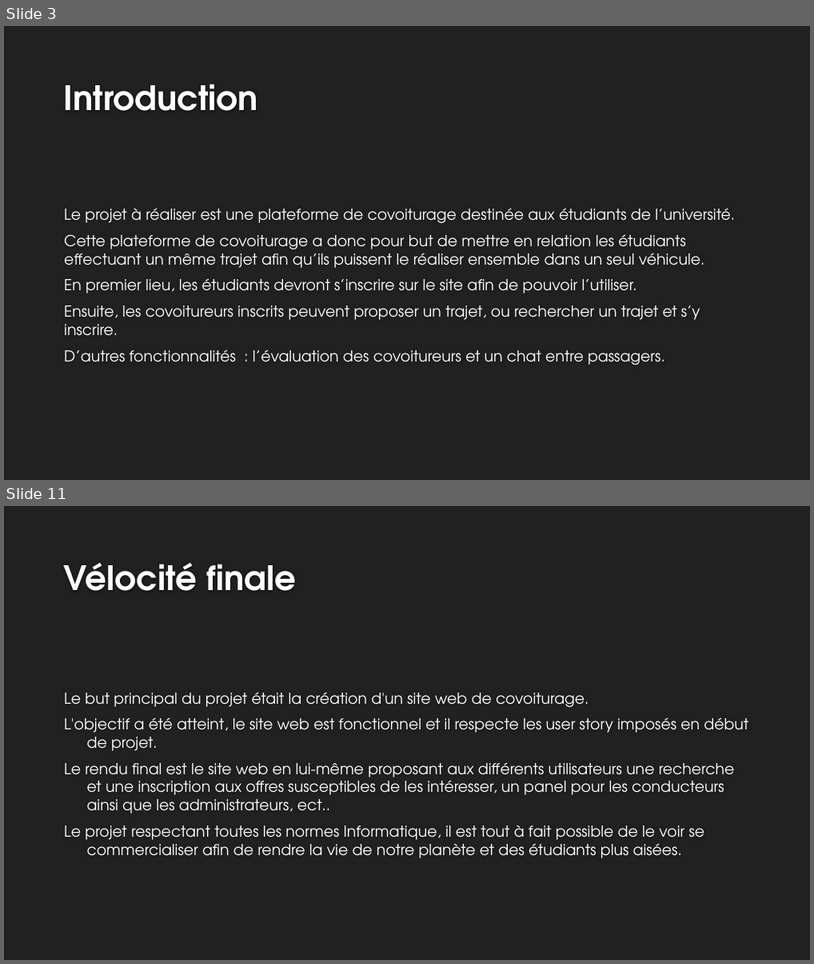
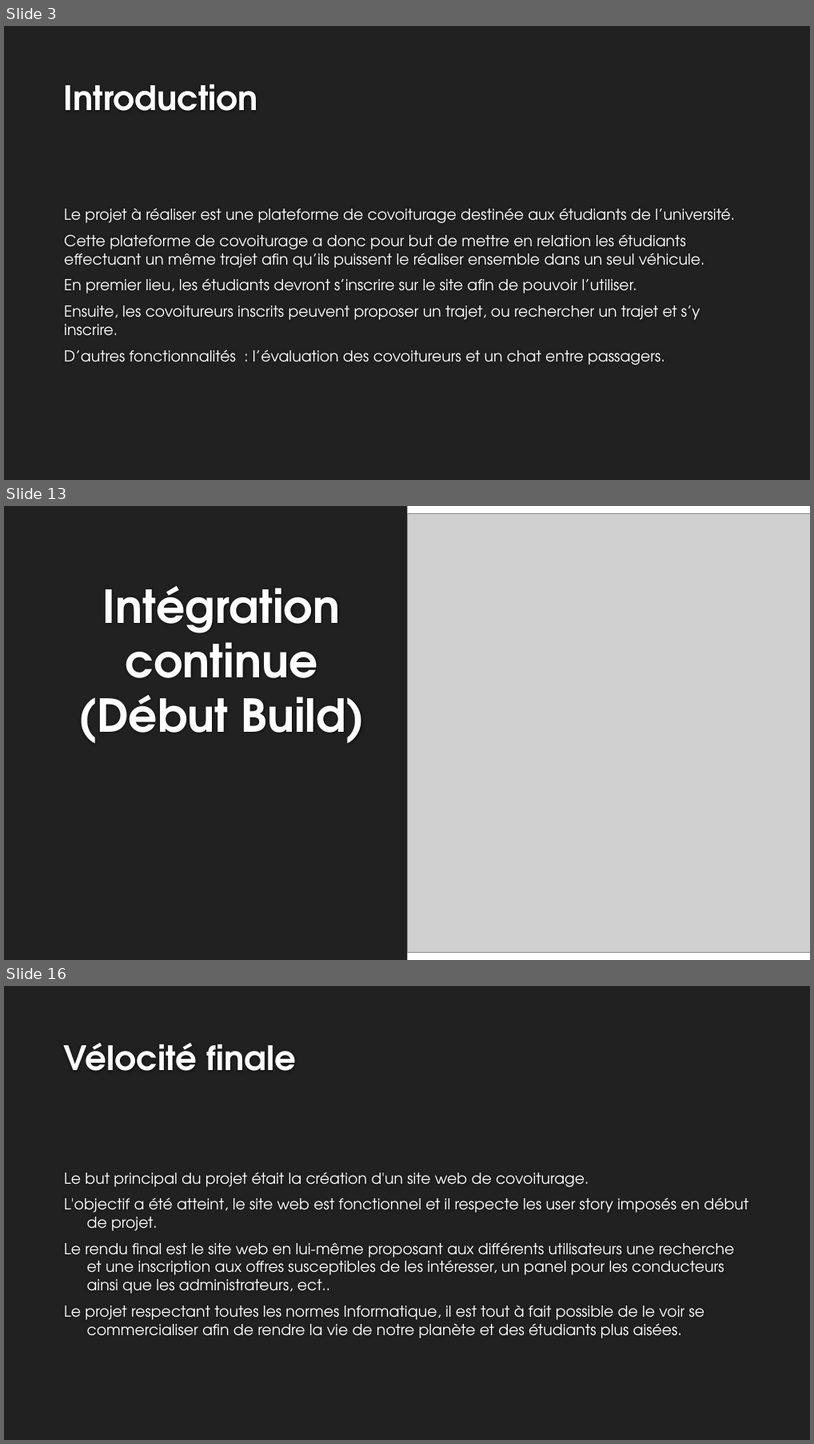
Before and after one commit to MarvinRmx/covogreen, a slide deck: doc/CovoGreen-slides.pptx. Shown one above the other, each under a label of ours: slides 3 and 11 before the commit, slides 3, 13 and 16 after it; the slides between them are not shown. The pictures are 814x964 and 814x1444 pixels, drawn with LibreOffice and Linux fonts; fonts in the diff are those of the drawing; grey boxes stand for pictures; background and template pictures are left out. Boxes give left, top, right and bottom in pixels: in the first picture for what was removed or moved away, otherwise in the second. Text is boxed around its words. In the diff, an @@ line names an element or a change of style, - is before the commit and + after.

```diff
--- a/doc/CovoGreen-slides.pptx
+++ b/doc/CovoGreen-slides.pptx
@@ slide 13 added at (x1=4, y1=506, x2=810, y2=960), background #212121 @@
@@ rectangle added at (x1=407, y1=506, x2=810, y2=960), fill #FFFFFF @@
@@ picture added at (x1=407, y1=513, x2=810, y2=952) @@
@@ title added at (x1=78, y1=586, x2=366, y2=743), 54 pt, text #FEFEFE, bold @@
+Intégration
+continue
+(Début Build)
@@ what was slide 11 is now slide 16 @@
```
Also in this commit, not shown: 8 slides changed, 4 other slides added, 2 slides removed.
